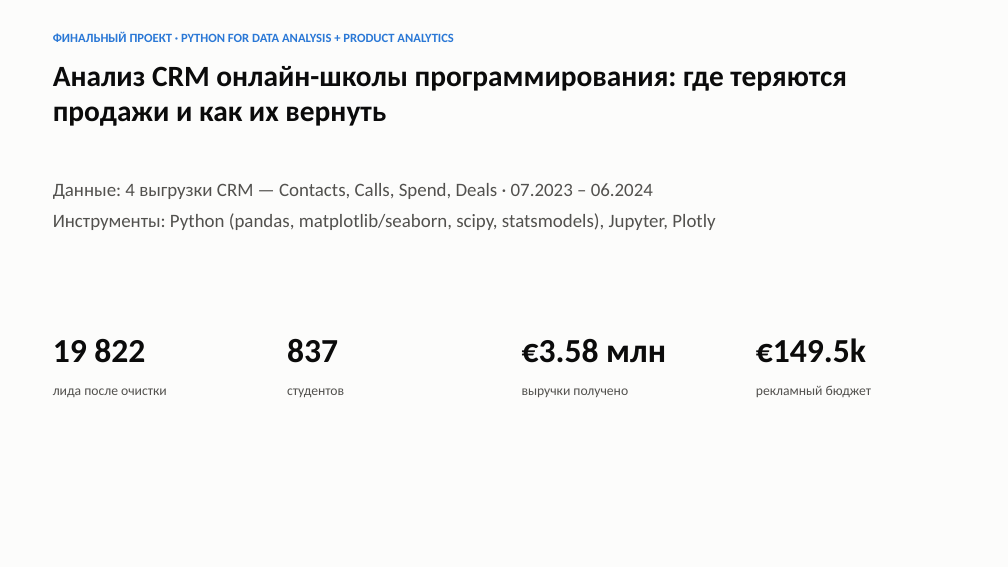
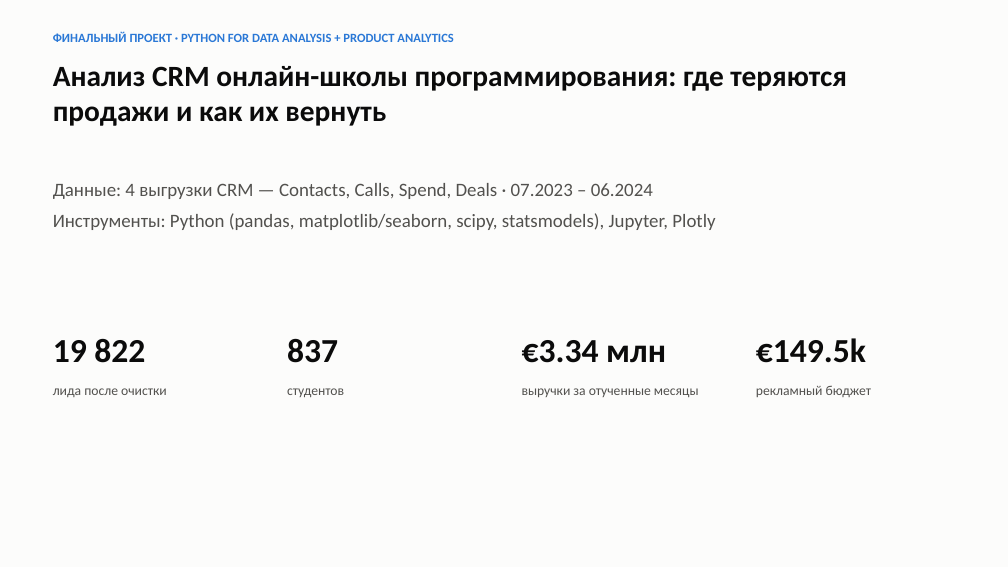
Before and after one commit to yerkovskayuliia-pixel/data-analytics-portfolio, a slide deck: slide 1 of python-crm-analysis/reports/presentation.pptx. Drawn at 1008x567 pixels with LibreOffice and Linux fonts; fonts in the diff are those of the drawing. Boxes give left, top, right and bottom in pixels: in the first picture for what was removed or moved away, otherwise in the second. Text is boxed around its words. In the diff, an @@ line names an element or a change of style, - is before the commit and + after.

```diff
--- a/python-crm-analysis/reports/presentation.pptx
+++ b/python-crm-analysis/reports/presentation.pptx
@@ text at (x1=522, y1=340, x2=666, y2=363): text changed @@
-€3.58 млн
+€3.34 млн
@@ text at (x1=522, y1=388, x2=699, y2=397): text changed @@
-выручки получено
+выручки за отученные месяцы
```
Also in this commit, not shown: 4 other slides changed, 26 other files.
